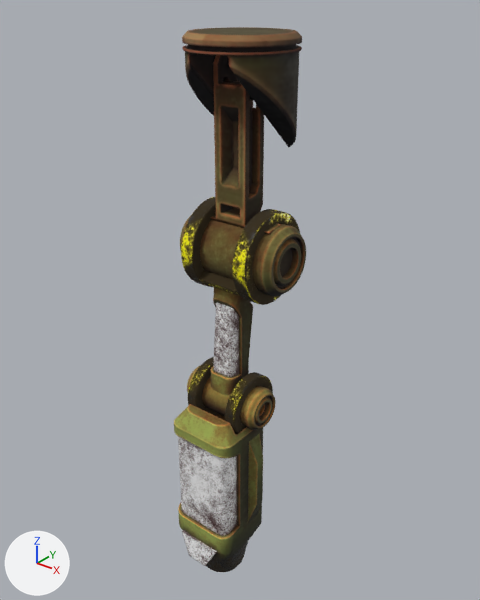
An edit to the FBX model models/MountedCamera/MountedCamera.fbx, drawn before and after from the same camera.
Camera for both pictures: a 50 mm camera at (2.8, -3.64, 0.3) aimed at (-0.03, -0.1, -1.89). Lighting does not change. The marker at lower left points along +X, +Y and +Z. Where no turn or scale is listed for an object, it has been applied to the vertices.

Objects in the first picture: 'BaseRod_low', 'BottomCylinderAccent_low', 'BottomCylinder_low', 'Camera_low', 'PivotConnector_low', 'RoofConnector_low', 'TopCylinderAccent_low', 'TopCylinder_low'.
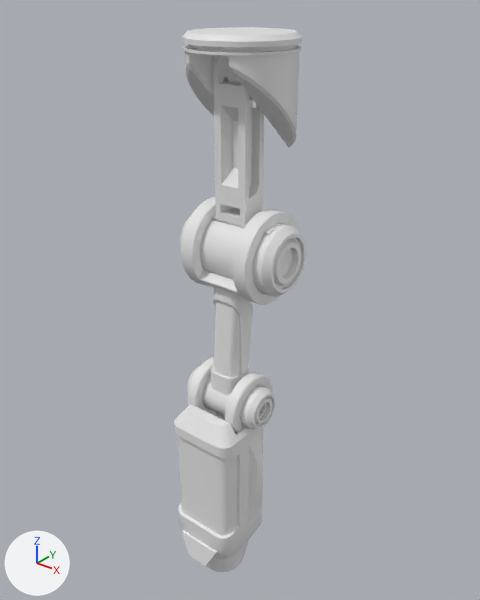
Where the change shows, as pixel boxes (x1, y1, x2, y2) in the pictures (480 x 600 px):
'Camera_low', recoloured: (174, 404, 263, 572) in both
'RoofConnector_low', recoloured: (182, 27, 302, 147) in both
'BaseRod_low', recoloured (brown to grey): (211, 55, 281, 235) in both
'TopCylinder_low', recoloured (brown to grey): (180, 216, 306, 297) in both
'TopCylinderAccent_low', recoloured (yellow to white): (181, 197, 300, 305) in both
'PivotConnector_low', recoloured: (211, 287, 253, 395) in both
'BottomCylinderAccent_low', recoloured (brown to white): (188, 357, 273, 435) in both
'BottomCylinder_low', recoloured (brown to grey): (187, 365, 276, 430) in both

What the commit changed:
me_roofconnector_low has 352 vertices, 707 faces and spans x -0.377..0.377, y -0.488..0.265, z -0.762..0.0.
me_roofconnector_low no longer uses material mat_material.
me_topcylinderaccent_low has 568 vertices, 1144 faces and spans x -0.293..0.293, y -0.445..0.222, z -1.804..-1.137.
me_topcylinderaccent_low no longer uses material mat_material.
me_baserod_low has 141 vertices, 290 faces and spans x -0.329..0.329, y -0.243..0.019, z -1.3..-0.118.
me_baserod_low no longer uses material mat_material.
me_topcylinder_low has 548 vertices, 1092 faces and spans x -0.418..0.418, y -0.363..0.14, z -1.722..-1.219.
me_topcylinder_low no longer uses material mat_material.
me_bottomcylinderaccent_low has 512 vertices, 1024 faces and spans x -0.236..0.236, y -0.501..-0.005, z -2.908..-2.411.
me_bottomcylinderaccent_low no longer uses material mat_material.
me_pivotconnector_low has 136 vertices, 268 faces and spans x -0.121..0.121, y -0.384..-0.094, z -2.577..-1.361.
me_pivotconnector_low no longer uses material mat_material.
me_bottomcylinder_low has 576 vertices, 1152 faces and spans x -0.337..0.337, y -0.419..-0.087, z -2.825..-2.493.
me_bottomcylinder_low no longer uses material mat_material.
me_camera_low has 425 vertices, 846 faces and spans x -0.34..0.34, y -0.71..-0.09, z -4.26..-2.69.
me_camera_low no longer uses material mat_material.
